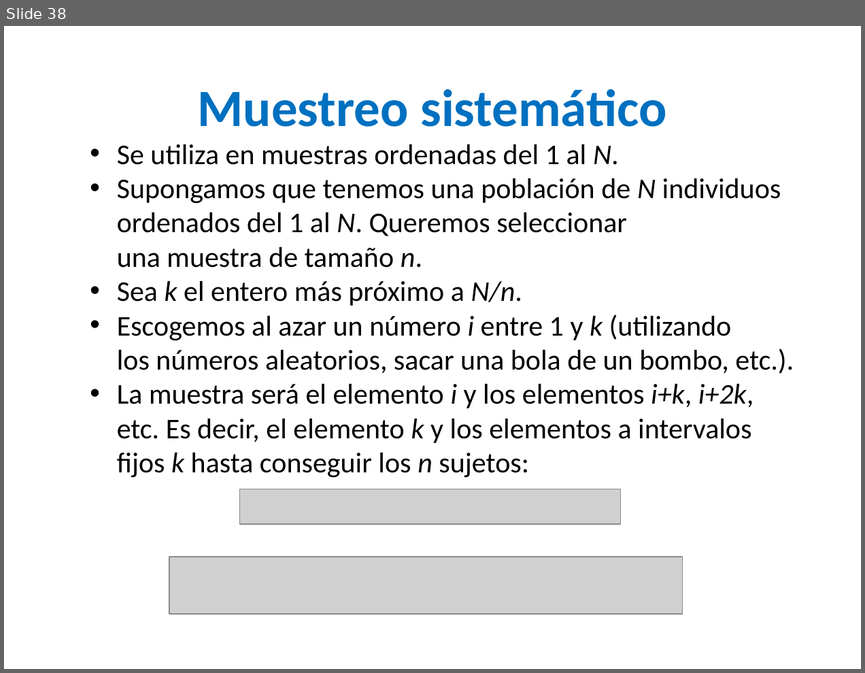
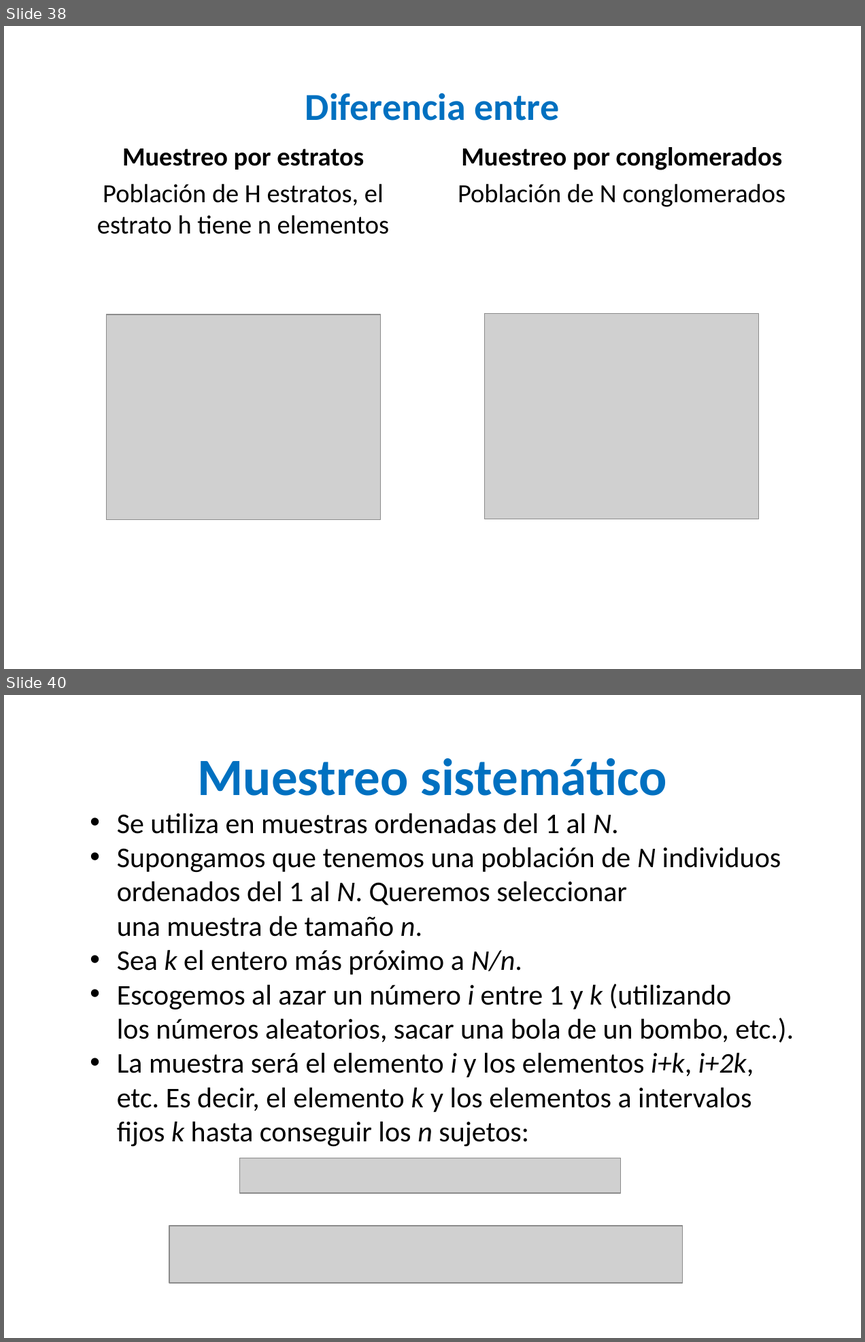
Before and after one commit to estadisticaITM/estadisticaITM.github.io, a slide deck: Tamaños de muestra.pptx. Shown one above the other, each under a label of ours: slide 38 before the commit, slides 38 and 40 after it; the slides between them are not shown. The pictures are 865x673 and 865x1342 pixels, drawn with LibreOffice and Linux fonts; fonts in the diff are those of the drawing; grey boxes stand for pictures. Boxes give left, top, right and bottom in pixels: in the first picture for what was removed or moved away, otherwise in the second. Text is boxed around its words. In the diff, an @@ line names an element or a change of style, - is before the commit and + after.

```diff
--- a/Tamaños de muestra.pptx
+++ b/Tamaños de muestra.pptx
@@ slide 38 added at box(4, 26, 861, 669), background #FFFFFF @@
@@ title added at box(305, 93, 560, 121), 32 pt, text #0070C0, bold @@
+Diferencia entre
@@ text added at box(458, 147, 785, 207), 22 pt, text #000000 @@
+Muestreo por conglomerados
+Población de N conglomerados
@@ text added at box(97, 148, 390, 234), 22 pt, text #000000 @@
+Muestreo por estratos
+Población de H estratos, el estrato h tiene n elementos
@@ picture added at box(106, 315, 380, 520) @@
@@ picture added at box(485, 314, 759, 520) @@
@@ what was slide 38 is now slide 40 @@
```
Also in this commit, not shown: 7 slides changed, 3 other slides added, 2 slides removed, 28 other files.
